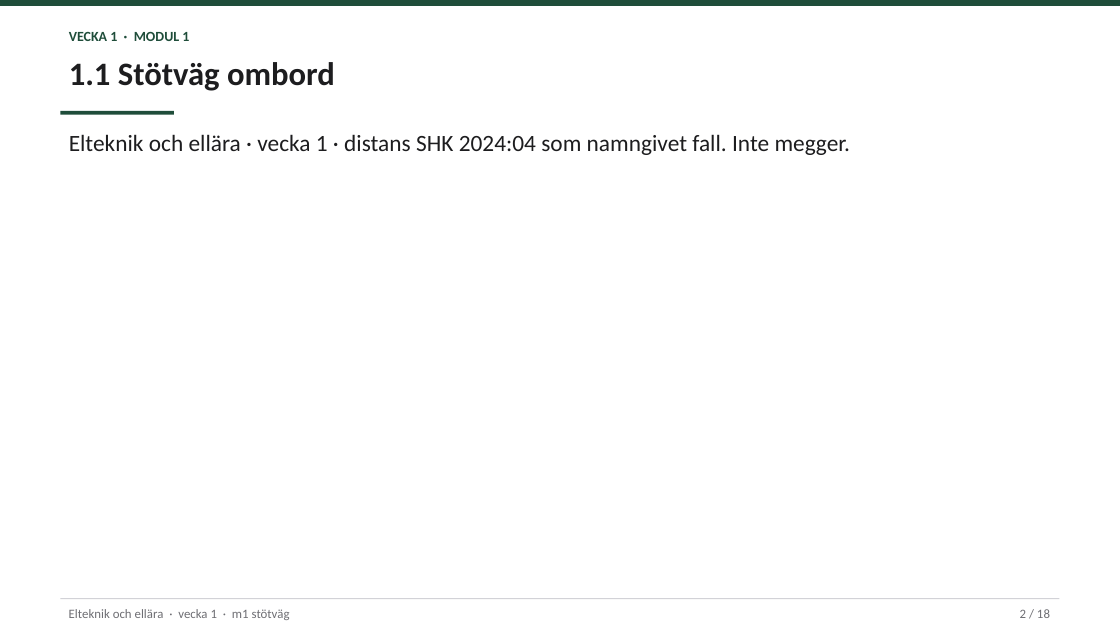
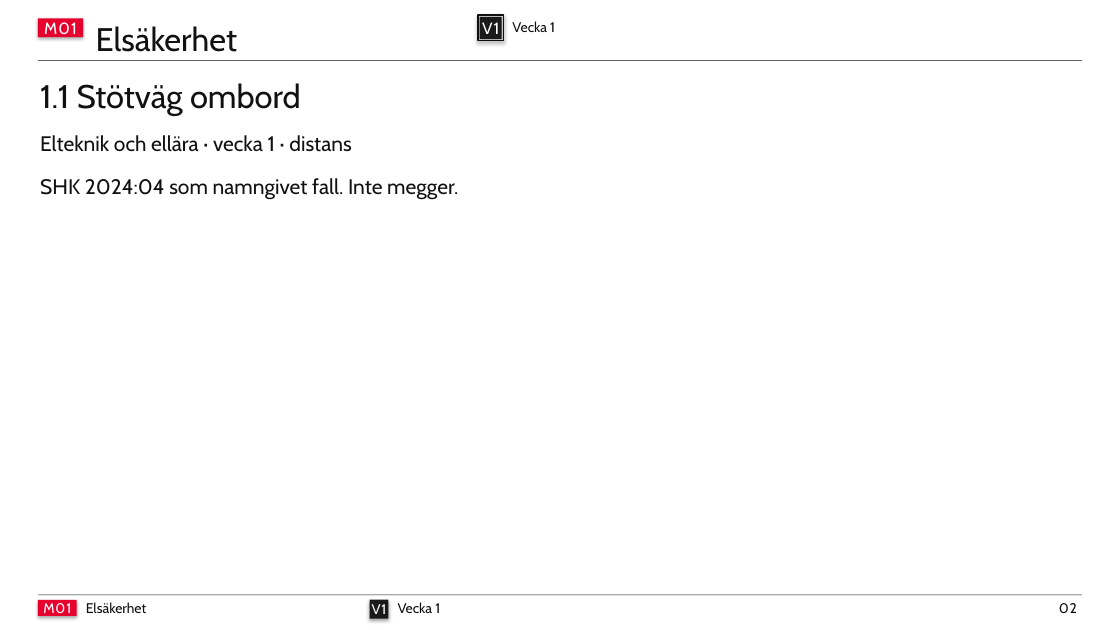
Before and after one commit to nj22az/elteknik-och-ellara, a slide deck: slide 2 of pptx/vecka-01.pptx. Drawn at 1120x630 pixels with LibreOffice and Linux fonts; fonts in the diff are those of the drawing. Boxes give left, top, right and bottom in pixels: in the first picture for what was removed or moved away, otherwise in the second. Text is boxed around its words. In the diff, an @@ line names an element or a change of style, - is before the commit and + after.

```diff
--- a/pptx/vecka-01.pptx
+++ b/pptx/vecka-01.pptx
@@ rectangle added at (38,18,83,37), fill #E6002D, 14 pt, text #FFFFFF @@
+M01
@@ text added at (96,26,237,52), 28 pt, text #111111 @@
+Elsäkerhet
@@ rectangle added at (478,15,503,40), outline #111111 1.5 pt @@
@@ rectangle added at (480,17,502,39), fill #1A1A1A, 14 pt, text #FFFFFF @@
+V1
@@ text at (512,21,555,32): text changed; font Calibri to Cabin; text colour #1F4D3A to #111111; bold off @@
-VECKA 1 · MODUL 1
+Vecka 1
@@ text "1.1 Stötväg ombord": place and size @@
-text "1.1 Stötväg ombord" at (69,62,335,91)
+text "1.1 Stötväg ombord" at (40,83,301,116)
@@ text "1.1 Stötväg ombord" at (40,83,301,116): font Calibri to Cabin, text colour #1D1D1F to #111111, bold off @@
@@ rectangle: place and size @@
-rectangle at (0,0,1120,6)
+rectangle at (38,60,1082,60)
@@ rectangle at (38,60,1082,60): fill #1F4D3A to #111111; shadow on @@
@@ rectangle removed at (60,111,174,114) @@
@@ text at (40,135,351,152): text changed; size 20 to 18 pt; font Calibri to Cabin; text colour #1D1D1F to #111111 @@
-Elteknik och ellära · vecka 1 · distans SHK 2024:04 som namngivet fall. Inte megger.
+Elteknik och ellära · vecka 1 · distans
@@ text added at (40,178,458,200), 18 pt, text #111111 @@
+SHK 2024:04 som namngivet fall. Inte megger.
@@ rectangle: place and size @@
-rectangle at (60,598,1060,599)
+rectangle at (38,595,1082,595)
@@ rectangle at (38,595,1082,595): fill #D2D2D7 to #111111; shadow on @@
@@ rectangle added at (38,600,76,616), fill #E6002D, 12 pt, text #FFFFFF @@
+M01
@@ text removed at (69,609,290,620) @@
-Elteknik och ellära · vecka 1 · m1 stötväg
@@ text added at (86,602,147,613), 12 pt, text #111111 @@
+Elsäkerhet
@@ rectangle added at (370,600,389,619), fill #1A1A1A, 12 pt, text #FFFFFF @@
+V1
@@ text added at (398,602,440,613), 12 pt, text #111111 @@
+Vecka 1
@@ text removed at (1020,609,1050,618) @@
-2 / 18
@@ text added at (1059,603,1077,613), 12 pt, text #111111 @@
+02
```
Also in this commit, not shown: 16 other slides changed, 1 slide added, 1 slide removed, 12 other files.
